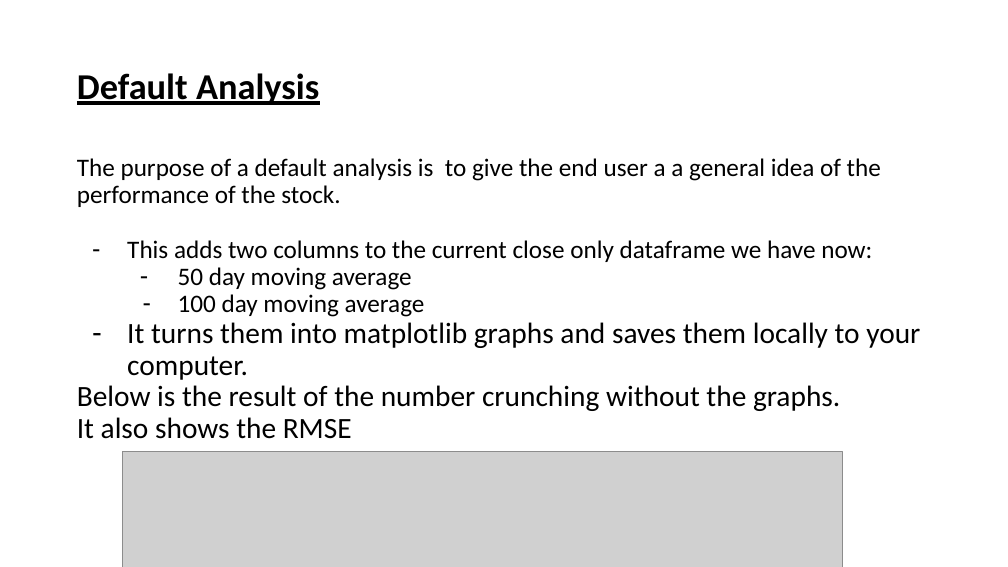
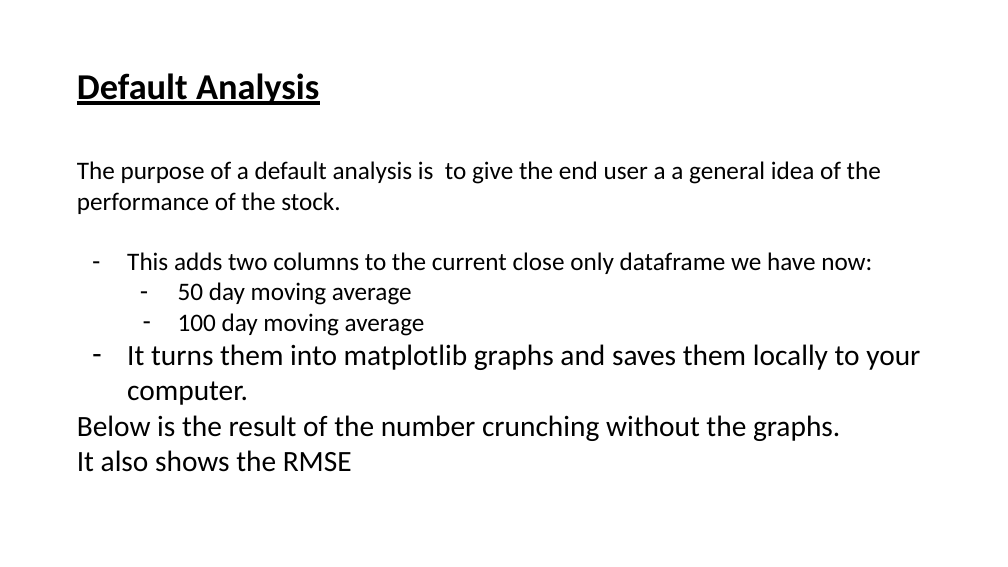
Before and after one commit to Tylryan/Stock-Report, a slide deck: slide 8 of Presentation/Project_3_presentation_RQ.pptx (slide 9 before the commit). Drawn at 1008x567 pixels with LibreOffice and Linux fonts; fonts in the diff are those of the drawing; grey boxes stand for pictures. Boxes give left, top, right and bottom in pixels: in the first picture for what was removed or moved away, otherwise in the second. Text is boxed around its words. In the diff, an @@ line names an element or a change of style, - is before the commit and + after.

```diff
--- a/Presentation/Project_3_presentation_RQ.pptx
+++ b/Presentation/Project_3_presentation_RQ.pptx
@@ text "The purpose of a default ..." at (77, 161, 920, 472): line spacing 0.9 to 1 @@
@@ picture removed at (122, 452, 843, 567) @@
```
Also in this commit, not shown: 3 other slides changed, 7 slides added, 3 slides removed.
